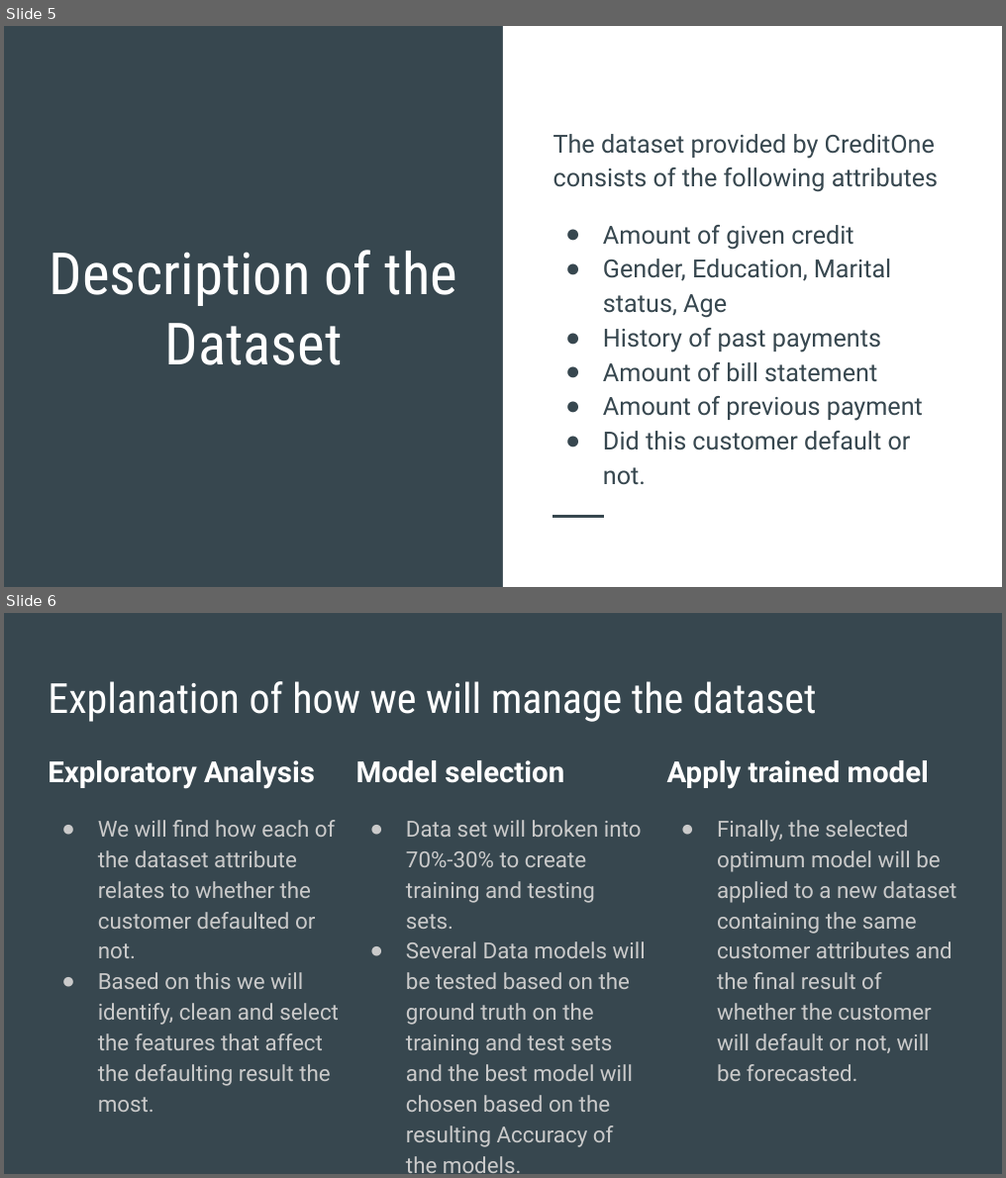
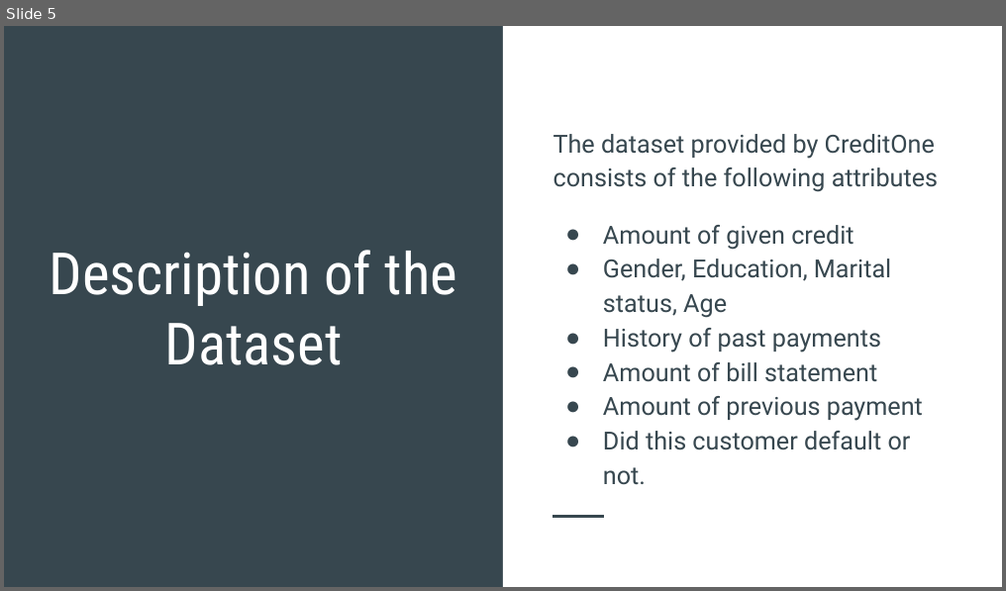
Before and after one commit to schitari/C5T1, a slide deck: C5T1- CreditOne Data Science.pptx. Shown one above the other, each under a label of ours: slides 5 and 6 before the commit, slide 5 after it. The pictures are 1006x1178 and 1006x591 pixels, drawn with LibreOffice and Linux fonts; fonts in the diff are those of the drawing. Boxes give left, top, right and bottom in pixels: in the first picture for what was removed or moved away, otherwise in the second. Text is boxed around its words. In the diff, an @@ line names an element or a change of style, - is before the commit and + after.

```diff
--- a/C5T1- CreditOne Data Science.pptx
+++ b/C5T1- CreditOne Data Science.pptx
@@ slide 6 removed at <box>4,613,1002,1174</box>, background #37474F @@
@@ title removed at <box>48,681,817,722</box> @@
-Explanation of how we will manage the dataset
@@ text removed at <box>48,761,339,1112</box> @@
-Exploratory Analysis
-● We will find how each of the dataset attribute relates to whether the customer defaulted or not.
-● Based on this we will identify, clean and select the features that affect the defaulting result the most.
@@ text removed at <box>356,761,646,1173</box> @@
-Model selection
-● Data set will broken into 70%-30% to create training and testing sets.
-● Several Data models will be tested based on the ground truth on the training and test sets and the best model will chosen based on the resulting Accuracy of the models.
@@ text removed at <box>667,761,957,1081</box> @@
-Apply trained model
-● Finally, the selected optimum model will be applied to a new dataset containing the same customer attributes and the final result of whether the customer will default or not, will be forecasted.
```
Also in this commit, not shown: 1 slide changed, 4 slides added.
